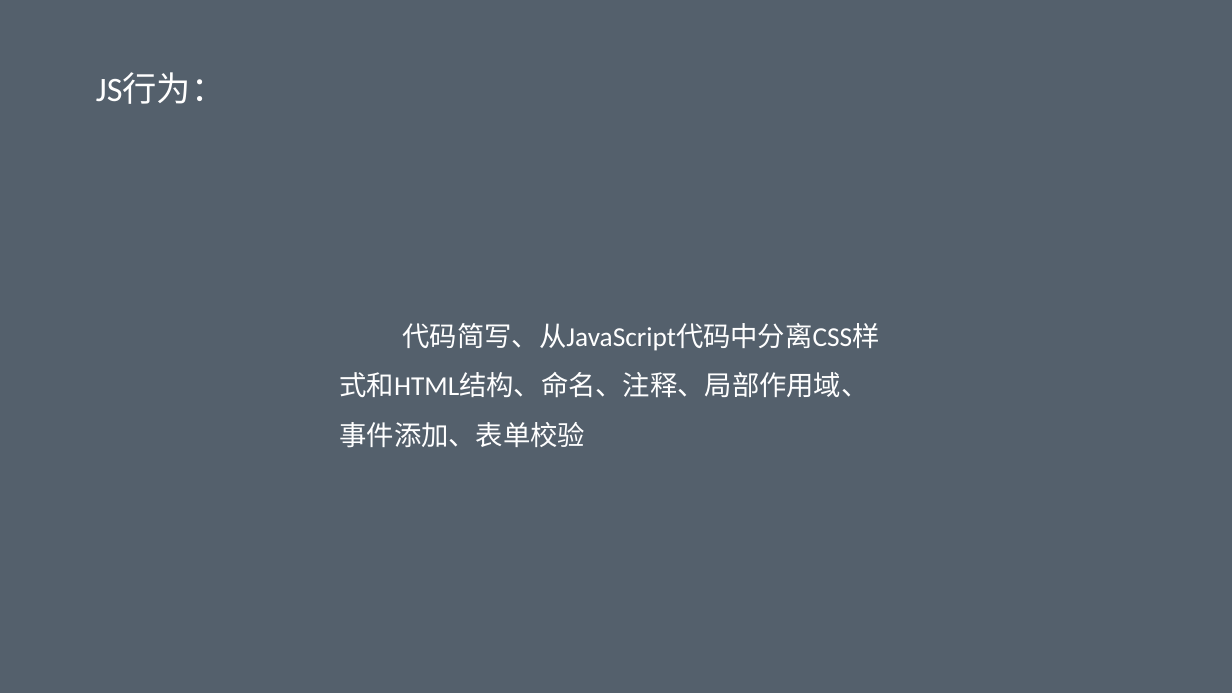
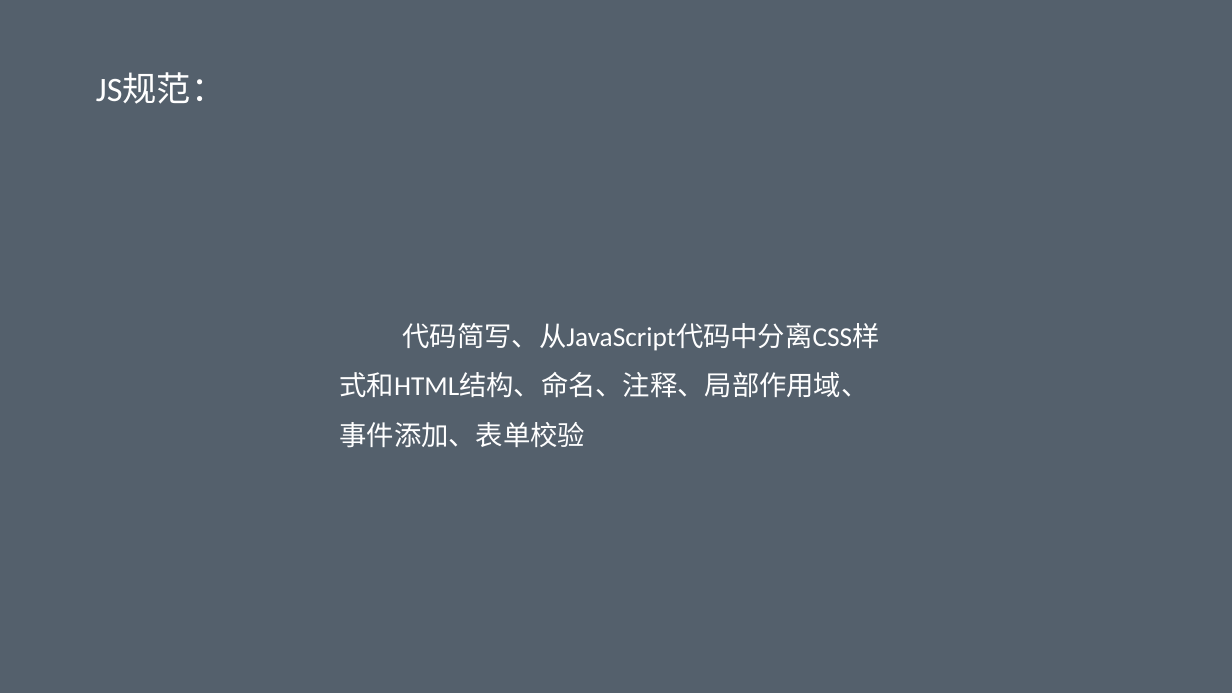
Before and after one commit to geekww/corlex, a slide deck: slide 14 of 前端开发规范.pptx. Drawn at 1232x693 pixels with LibreOffice and Linux fonts; fonts in the diff are those of the drawing. Boxes give left, top, right and bottom in pixels: in the first picture for what was removed or moved away, otherwise in the second. Text is boxed around its words. In the diff, an @@ line names an element or a change of style, - is before the commit and + after.

Commit message:
规范

```diff
--- a/前端开发规范.pptx
+++ b/前端开发规范.pptx
@@ text at (96,73,225,104): text changed @@
-JS行为：
+JS规范：
```
Also in this commit, not shown: 13 other slides changed, 2 other files.
